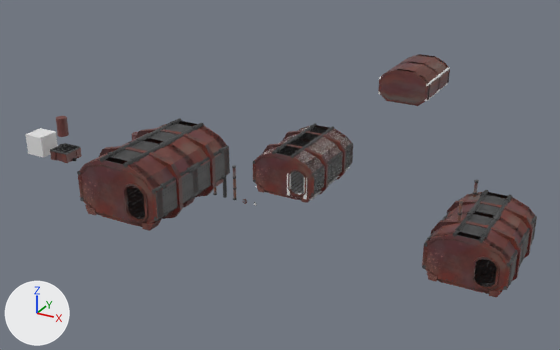
One commit to the Blender file Blender/podzemi.blend: the scene before it, then after it.
Camera for both pictures: a camera (50 mm lens) standing at (29.2, -50.6, 28.4) and looking at (-3.0, 7.9, -0.8). Every picture has the same lights, and +X, +Y and +Z are marked at lower left. The picture after the commit comes second.
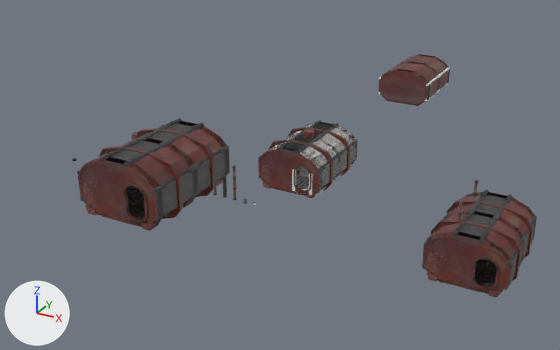
What changed in the scene script:
```text
Change ob_cube_011:
    ob_cube_011.location: (0.0, 7.0, 0.0) -> (0.0, 8.0, 0.0)
Change ob_cube_006:
    ob_cube_006.location: (-22.0, 0.0, 0.0) -> (0.0, 8.0, 0.0)
Change ob_cube_008:
    ob_cube_008.location: (-25.0, 0.0, 0.0) -> (0.0, 8.0, 0.0)
Change ob_cube_010:
    ob_cube_010.location: (0.0, 7.0, 0.0) -> (0.0, 8.0, 0.0)
```

Pixel boxes (x1, y1, x2, y2) of what changed, in the pictures (560 x 350 px):
'Cube.011', moved
    before: (253, 123, 353, 203)
    after: (258, 120, 358, 198)
'Cube.010', moved
    before: (255, 125, 352, 200)
    after: (261, 122, 357, 195)
'Cube.008', moved (mostly hidden afterwards)
    before: (25, 128, 58, 157)
    after: (296, 167, 309, 178)
'Cube.006', moved (mostly hidden afterwards)
    before: (50, 116, 82, 163)
    after: (296, 129, 315, 175)
